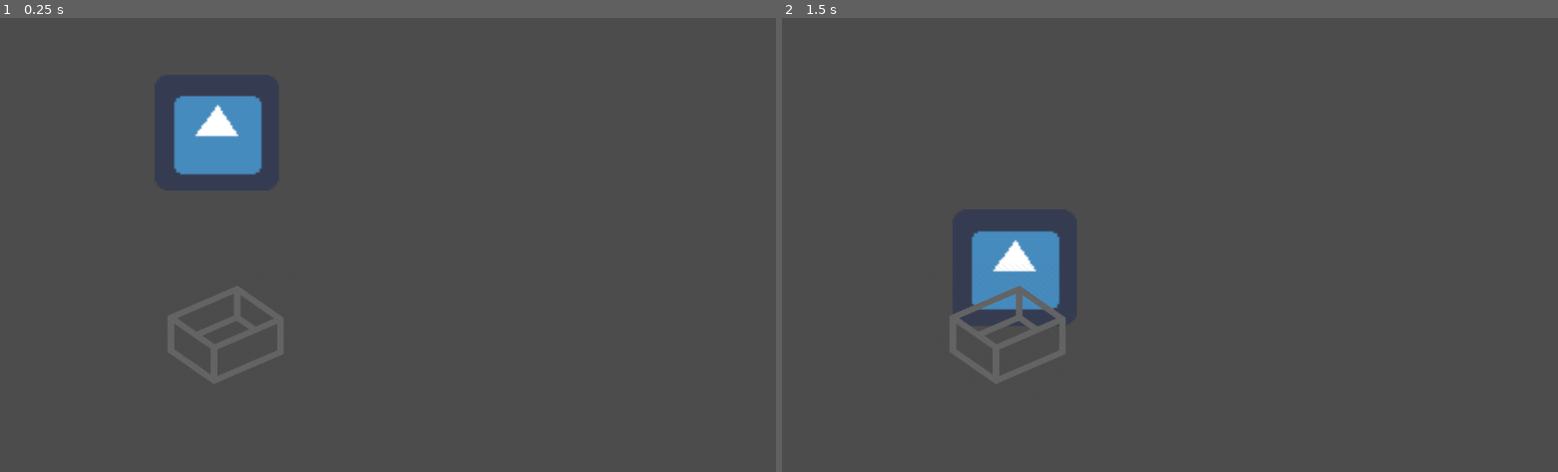
Above: before the commit, frames 1-2 (left to right).
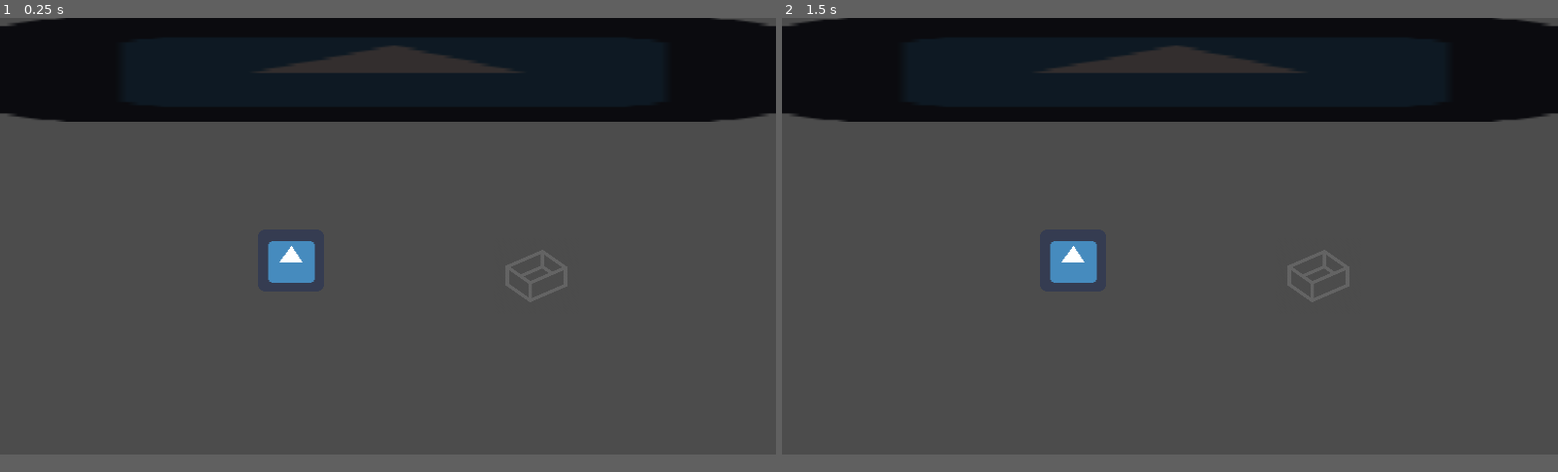
Above: after the commit, the same moments.

Repository: JosephGaiser/Monster-Factory
Game: Godot game, scene res://Workspace.tscn
Two runs of this game, one before a commit and one after it. Both use one fixed random seed, a clock stepped at 60 frames per second and the inputs below. The engine's default icon, where the game draws it, is replaced by a stand-in: a white triangle on a blue panel in a dark square.
Inputs (mouse positions are in pixels of both pictures, inside the frame that each line leads up to):
- Up to frame 1 (0.25 s): no input
- Up to frame 2 (1.5 s): tap Enter at 0.5 s; move the mouse to (999, 131) at 0.52 s; press the mouse at (999, 131) at 0.53 s; tap Space at 1.25 s; move the mouse to (1014, 267) at 1.27 s; release the mouse at (1014, 267) at 1.28 s; click (1014, 267) at 1.35 s
In our replay, the window is 800x468 before the commit and 800x450 after it. These sizes can differ from the game's own. Grey fills any space a smaller window leaves; there, only what the larger window draws over its background counts as a difference.

The runs differ from the first frame. In frame 1, 24% of the frame differs, in the area x 0-100%, y 0-59%; in frame 2, 25%, in the area x 0-100%, y 0-65%.

Commit message:
save

Diff:
--- /dev/null
+++ b/ConveyerBelt.gd
@@ -0,0 +1,10 @@
+extends Area2D
+
+func _ready():
+	var sprite = get_node("Sprite")
+	sprite.play("Moving")
+
+func _physics_process(delta):
+	var bodies = get_overlapping_bodies()
+	for body in bodies:
+		print(body.name)
--- /dev/null
+++ b/ConveyerBelt.tscn
@@ -0,0 +1,34 @@
+[gd_scene load_steps=5 format=2]
+
+[ext_resource path="res://ConveyerBelt.gd" type="Script" id=1]
+[ext_resource path="res://icon.png" type="Texture" id=2]
+
+[sub_resource type="RectangleShape2D" id=1]
+extents = Vector2( 960, 128 )
+
+[sub_resource type="SpriteFrames" id=2]
+animations = [ {
+"frames": [ ExtResource( 2 ), ExtResource( 2 ) ],
+"loop": true,
+"name": "Moving",
+"speed": 5.0
+}, {
+"frames": [ ExtResource( 2 ) ],
+"loop": true,
+"name": "default",
+"speed": 5.0
+} ]
+
+[node name="ConveyerBelt" type="Area2D"]
+script = ExtResource( 1 )
+
+[node name="CollisionShape2D" type="CollisionShape2D" parent="."]
+position = Vector2( 960, 128 )
+shape = SubResource( 1 )
+
+[node name="Sprite" type="AnimatedSprite" parent="."]
+modulate = Color( 0.203922, 0.184314, 0.184314, 1 )
+position = Vector2( 960, 128 )
+scale = Vector2( 30, 4 )
+frames = SubResource( 2 )
+animation = "Moving"
--- /dev/null
+++ b/Wall.tscn
@@ -0,0 +1,17 @@
+[gd_scene load_steps=2 format=2]
+
+[sub_resource type="RectangleShape2D" id=1]
+extents = Vector2( 45, 80 )
+
+[node name="Wall" type="Area2D"]
+
+[node name="ColorRect" type="ColorRect" parent="."]
+margin_right = 180.0
+margin_bottom = 160.0
+color = Color( 0, 0, 0, 1 )
+
+[node name="CollisionShape2D" type="CollisionShape2D" parent="."]
+visible = false
+position = Vector2( 90, 80 )
+scale = Vector2( 2, 1 )
+shape = SubResource( 1 )
--- a/Workspace.tscn
+++ b/Workspace.tscn
@@ -1,23 +1,99 @@
-[gd_scene load_steps=6 format=2]
+[gd_scene load_steps=8 format=2]
 
 [ext_resource path="res://Workspace.gd" type="Script" id=1]
-[ext_resource path="res://BodyPart.tscn" type="PackedScene" id=2]
-[ext_resource path="res://WorldEnvironment.gd" type="Script" id=3]
-[ext_resource path="res://BodyPartSlot.tscn" type="PackedScene" id=4]
+[ext_resource path="res://WorldEnvironment.gd" type="Script" id=2]
+[ext_resource path="res://ConveyerBelt.tscn" type="PackedScene" id=3]
+[ext_resource path="res://BodyPart.tscn" type="PackedScene" id=4]
+[ext_resource path="res://BodyPartSlot.tscn" type="PackedScene" id=5]
+[ext_resource path="res://Wall.tscn" type="PackedScene" id=6]
 
 [sub_resource type="Environment" id=1]
 
 [node name="Node" type="Node"]
 script = ExtResource( 1 )
 
-[node name="Sprite" parent="." instance=ExtResource( 2 )]
-position = Vector2( 286.186, 151.318 )
-
 [node name="WorldEnvironment" type="WorldEnvironment" parent="."]
 environment = SubResource( 1 )
-script = ExtResource( 3 )
+script = ExtResource( 2 )
 
-[node name="Sprite2" parent="." instance=ExtResource( 4 )]
-position = Vector2( 297.807, 418.769 )
+[node name="ConveyerBelt" parent="." instance=ExtResource( 3 )]
+
+[node name="Sprite" parent="." instance=ExtResource( 4 )]
+position = Vector2( 720, 600 )
+
+[node name="Sprite2" parent="." instance=ExtResource( 5 )]
+position = Vector2( 1327.04, 638.368 )
+
+[node name="Barrier" type="Node" parent="."]
+editor/display_folded = true
+
+[node name="Wall" parent="Barrier" instance=ExtResource( 6 )]
+position = Vector2( -180, 256 )
+
+[node name="Wall2" parent="Barrier" instance=ExtResource( 6 )]
+position = Vector2( -180, 410 )
+
+[node name="Wall3" parent="Barrier" instance=ExtResource( 6 )]
+position = Vector2( -180, 570 )
+
+[node name="Wall4" parent="Barrier" instance=ExtResource( 6 )]
+position = Vector2( -180, 730 )
+
+[node name="Wall5" parent="Barrier" instance=ExtResource( 6 )]
+position = Vector2( -180, 890 )
+
+[node name="Wall6" parent="Barrier" instance=ExtResource( 6 )]
+position = Vector2( -180, 1050 )
+
+[node name="Wall7" parent="Barrier" instance=ExtResource( 6 )]
+position = Vector2( 6.10352e-05, 1080 )
+
+[node name="Wall8" parent="Barrier" instance=ExtResource( 6 )]
+position = Vector2( 180, 1080 )
+
+[node name="Wall9" parent="Barrier" instance=ExtResource( 6 )]
+position = Vector2( 360, 1080 )
+
+[node name="Wall10" parent="Barrier" instance=ExtResource( 6 )]
+position = Vector2( 540, 1080 )
+
+[node name="Wall11" parent="Barrier" instance=ExtResource( 6 )]
+position = Vector2( 720, 1080 )
+
+[node name="Wall12" parent="Barrier" instance=ExtResource( 6 )]
+position = Vector2( 900, 1080 )
+
+[node name="Wall13" parent="Barrier" instance=ExtResource( 6 )]
+position = Vector2( 1080, 1080 )
+
+[node name="Wall14" parent="Barrier" instance=ExtResource( 6 )]
+position = Vector2( 1260, 1080 )
+
+[node name="Wall15" parent="Barrier" instance=ExtResource( 6 )]
+position = Vector2( 1440, 1080 )
+
+[node name="Wall16" parent="Barrier" instance=ExtResource( 6 )]
+position = Vector2( 1620, 1080 )
+
+[node name="Wall17" parent="Barrier" instance=ExtResource( 6 )]
+position = Vector2( 1800, 1080 )
+
+[node name="Wall18" parent="Barrier" instance=ExtResource( 6 )]
+position = Vector2( 1920, 920 )
+
+[node name="Wall19" parent="Barrier" instance=ExtResource( 6 )]
+position = Vector2( 1920, 760 )
+
+[node name="Wall20" parent="Barrier" instance=ExtResource( 6 )]
+position = Vector2( 1920, 600 )
+
+[node name="Wall21" parent="Barrier" instance=ExtResource( 6 )]
+position = Vector2( 1920, 440 )
+
+[node name="Wall22" parent="Barrier" instance=ExtResource( 6 )]
+position = Vector2( 1920, 280 )
+
+[node name="Wall23" parent="Barrier" instance=ExtResource( 6 )]
+position = Vector2( 1920, 250 )
 [connection signal="ready" from="." to="." method="_on_Node_ready"]
 [connection signal="ready" from="WorldEnvironment" to="." method="_on_WorldEnvironment_ready"]
--- a/project.godot
+++ b/project.godot
@@ -19,6 +19,16 @@
 run/main_scene="res://Workspace.tscn"
 config/icon="res://icon.png"
 
+[display]
+
+window/size/width=1920
+window/size/height=1080
+window/size/resizable=false
+window/size/test_width=1280
+window/size/test_height=720
+window/stretch/mode="2d"
+window/stretch/aspect="expand"
+
 [input]
 
 left_click={
Not shown, added: Assets/skeleton-leg-0.png.import
Not shown, added: Assets/skeleton-leg-1.png.import
Not shown, added: Assets/skeleton-leg-2.png.import
